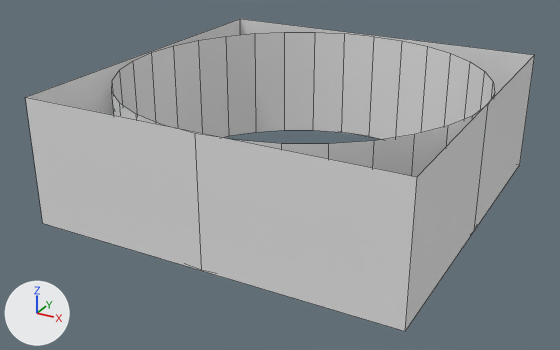
Renders of the Blender file The-Wood-Between-Worlds/Assets/Prefabs/Ground.blend from each side of a commit.
Both versions are drawn from a camera (50 mm lens) standing at (45.8, -89.4, 46.5) and looking at (-1.6, -3.2, 3.4). The lights are fixed; the arrows at lower left show +X, +Y and +Z. Mesh edges are drawn as thin lines.

Objects in the first picture: 'Boundry wall East', 'Boundry wall North', 'Boundry wall South', 'Boundry wall West', 'Cyclorama East', 'Cyclorama North', 'Cyclorama South', 'Cyclorama West'.
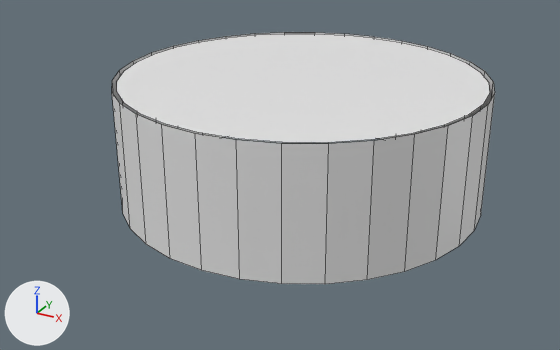
Diff of the bpy script that builds the scene:
```diff
--- a/The-Wood-Between-Worlds/Assets/Prefabs/Ground.blend.py
+++ b/The-Wood-Between-Worlds/Assets/Prefabs/Ground.blend.py
@@ me_cylinder_008 @@
+me_cylinder_008.from_pydata(...)  # 32 vertices, 1 face; spans x -24.4..24.4, y -24.4..24.4, z 1.0
@@ ob_boundry_wall_east @@
-ob_boundry_wall_east = bpy.data.objects.new('Boundry wall East', me_cube_003)
-ob_boundry_wall_east.location = (0.0, 0.0, 0.0)
-ob_boundry_wall_east.scale = (1.0, 1.0, 0.205)
@@ ob_boundry_wall_north @@
-ob_boundry_wall_north = bpy.data.objects.new('Boundry wall North', me_cube_002)
-ob_boundry_wall_north.location = (0.0, 0.0, 0.0)
-ob_boundry_wall_north.scale = (1.0, 1.0, 0.205)
@@ ob_boundry_wall_south @@
-ob_boundry_wall_south = bpy.data.objects.new('Boundry wall South', me_cube_004)
-ob_boundry_wall_south.location = (0.0, 0.0, 0.0)
-ob_boundry_wall_south.scale = (1.0, 1.0, 0.205)
@@ ob_boundry_wall_west @@
-ob_boundry_wall_west = bpy.data.objects.new('Boundry wall West', me_cube)
-ob_boundry_wall_west.location = (0.0, 0.0, 0.0)
-ob_boundry_wall_west.scale = (1.0, 1.0, 0.205)
@@ ob_canopy1 @@
+ob_canopy1 = bpy.data.objects.new('Canopy1', me_cylinder_008)
+ob_canopy1.location = (0.0, -0.02, 15.9)
```

What differs and where, as boxes (x1, y1, x2, y2) in the pictures (560 x 350 px):
'Boundry wall East', deleted: before (25, 97, 417, 331)
'Canopy1', added: after (117, 34, 490, 143)
'Boundry wall South', deleted: before (405, 56, 534, 331)
'Boundry wall North', deleted: before (27, 19, 240, 115)
'Boundry wall West', deleted: before (240, 19, 534, 138)
'Cyclorama West', unchanged, uncovered by the edit: before (112, 92, 374, 168); after (112, 92, 374, 284)
'Cyclorama East', unchanged, covered by the edit: (255, 32, 470, 139) in both
'Cyclorama South', unchanged, uncovered by the edit: before (373, 62, 495, 177); after (367, 62, 495, 280)
'Cyclorama North', unchanged, covered by the edit: before (112, 34, 256, 137); after (112, 34, 255, 138)
